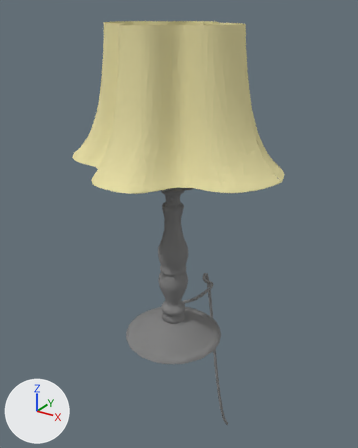
Two versions of the Blender file Assets/models/floor_2/bedroom_nw/lamp01/lamp01z.blend, one commit apart.
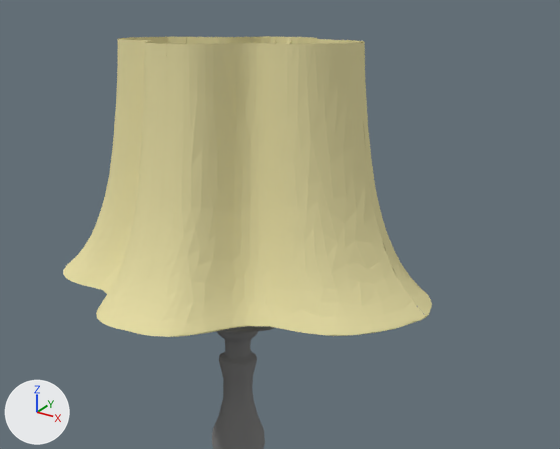
Old and new are each drawn whole from a 50 mm camera at (0.605, -0.9, 0.804) aimed at (-0.056, 0.112, 0.267) and again close up on the part from 10% to 100% of the width and 0% to 58% of the height. The lights are fixed; the arrows at lower left show +X, +Y and +Z.

Names of what the first close-up shows: 'lamp_base', 'shade', 'shade.001'.
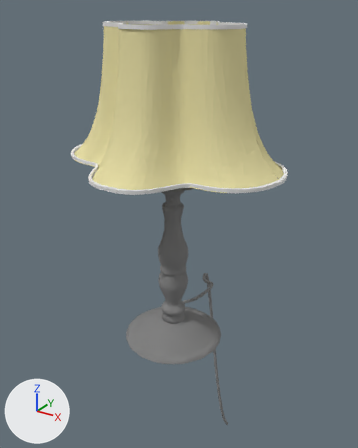
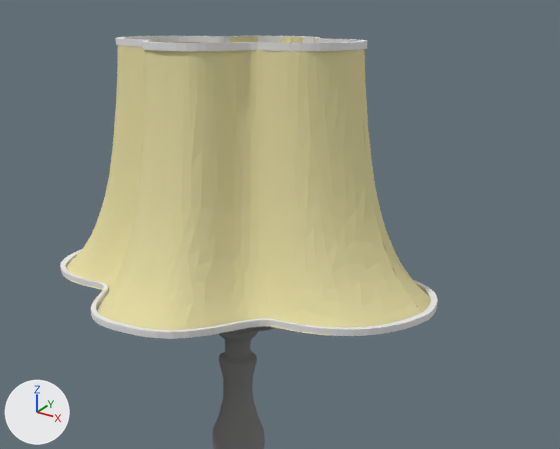
Diff of the bpy script that builds the scene:
```diff
--- a/Assets/models/floor_2/bedroom_nw/lamp01/lamp01z.blend.py
+++ b/Assets/models/floor_2/bedroom_nw/lamp01/lamp01z.blend.py
@@ mat_lampshade_frame @@
+mat_lampshade_frame = diffuse_material('lampshade_frame')
+mat_lampshade_frame.base_color = (0.8, 0.8, 0.8)  # white #e7e7e7
@@ me_mesh_003 @@
+me_mesh_003.from_pydata(...)  # 384 vertices, 384 faces; spans x -0.53..0.53, y -0.443..0.443, z -0.026..0.0
+me_mesh_003.materials.append(mat_lampshade_frame)  # its picture is missing
@@ me_mesh_004 @@
+me_mesh_004.from_pydata(...)  # 384 vertices, 384 faces; spans x -0.518..0.518, y -0.433..0.433, z -0.026..0.0
+me_mesh_004.materials.append(mat_lampshade_frame)  # its picture is missing
@@ ob_frame_top @@
+ob_frame_top = bpy.data.objects.new('frame_top', me_mesh_003)
+ob_frame_top.parent = ob_lamp
+ob_frame_top.matrix_parent_inverse = Matrix(((10.0, 0.0, 0.0, 0.0), (0.0, 10.0, 0.0, 0.0), (0.0, 0.0, 10.0, 0.0), (0.0, 0.0, 0.0, 1.0)))
+ob_frame_top.location = (0.0, 0.0, 0.768)
+ob_frame_top.scale = (0.303, 0.303, 0.297)
@@ ob_frame_bottom @@
+ob_frame_bottom = bpy.data.objects.new('frame_bottom', me_mesh_004)
+ob_frame_bottom.parent = ob_lamp
+ob_frame_bottom.matrix_parent_inverse = Matrix(((10.0, 0.0, 0.0, 0.0), (0.0, 10.0, 0.0, 0.0), (0.0, 0.0, 10.0, 0.0), (0.0, 0.0, 0.0, 1.0)))
+ob_frame_bottom.location = (0.0, 0.0, 0.483)
+ob_frame_bottom.scale = (0.511, 0.523, 0.297)
```

Pixel boxes [x1, y1, x2, y2] of what changed, in the close-ups (560 x 449 px):
'frame_bottom', added: after [60, 249, 438, 339]
'frame_top', added: after [116, 36, 367, 51]
'shade.001', unchanged, covered by the edit: before [121, 37, 396, 275]; after [151, 37, 396, 275]
